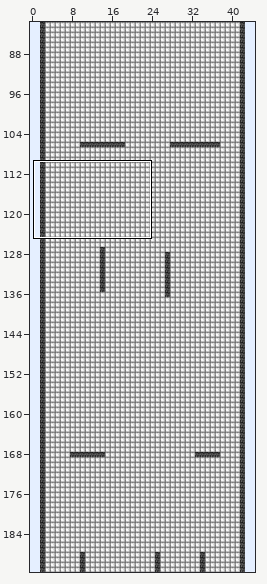
Tiled map: assets/untitled0.tmx. The first picture is a wide view before the edit; the outline marks the close-up.
Close-up. Old version:
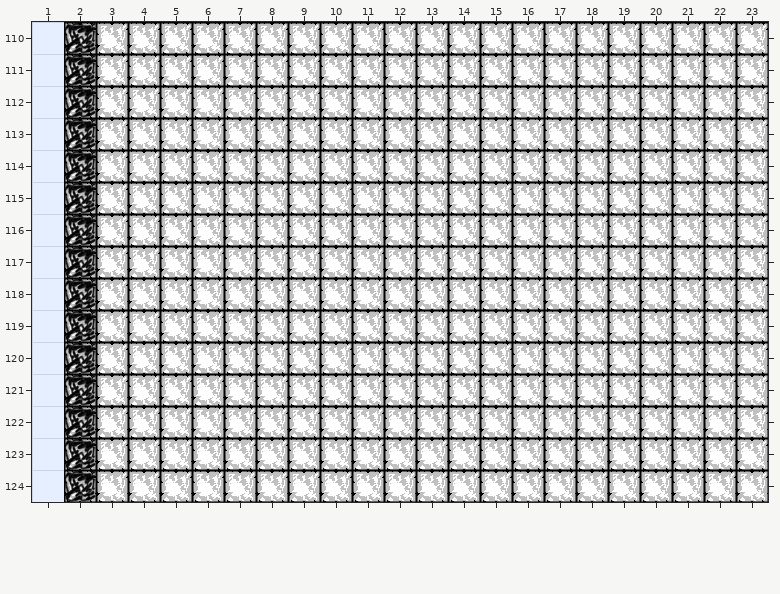
Cells are 32x32 px. Shown: x 1..23, y 110..124. The commit also changed other parts of the map, which this record leaves out.
And afterwards:
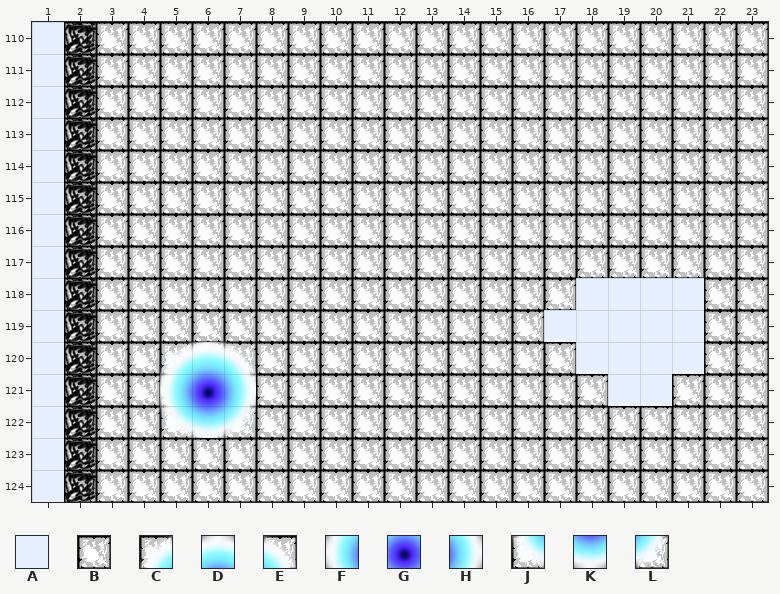
Key: from "map_sprite": A 3, B 50, C 53, D 54, E 55, F 63, G 64, H 65, J 73, K 74, L 75.
_ is an empty cell, # one hidden under a higher layer, . an unchanged one.
See-through tiles are keyed as they look on the map.
The edit:
--- layer "background"
@@ x 17..21 @@
-118 .####
-119 #####
-120 .####
-121 ..##.
+118 .AAAA
+119 AAAAA
+120 .AAAA
+121 ..AA.
--- layer "walls"
@@ x 17..21 @@
-118 .BBBB
-119 BBBBB
-120 .BBBB
-121 ..BB.
+118 .____
+119 _____
+120 .____
+121 ..__.
--- layer "coins"
@@ x 5..7 @@
-120 ___
-121 ___
-122 ___
+120 CDE
+121 FGH
+122 JKL
